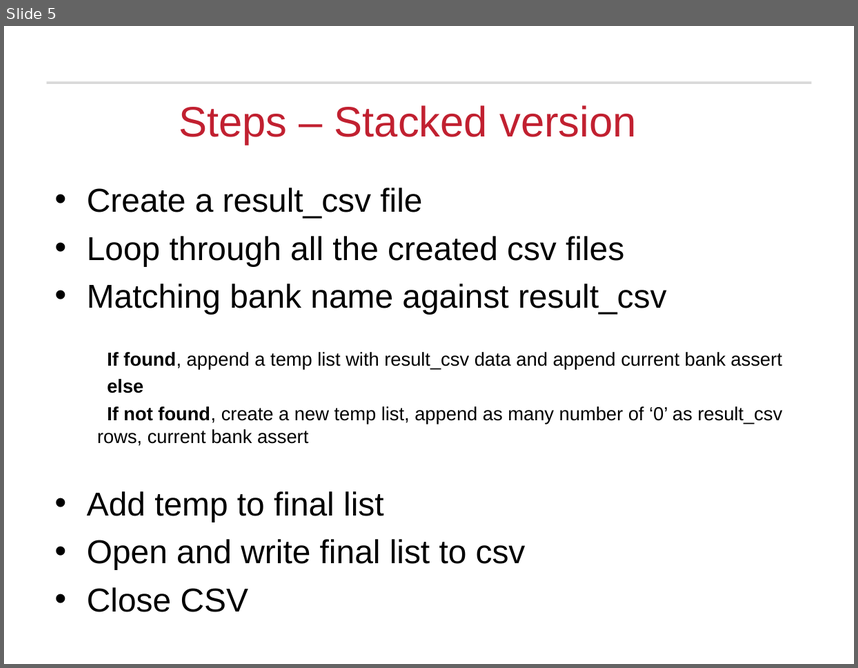
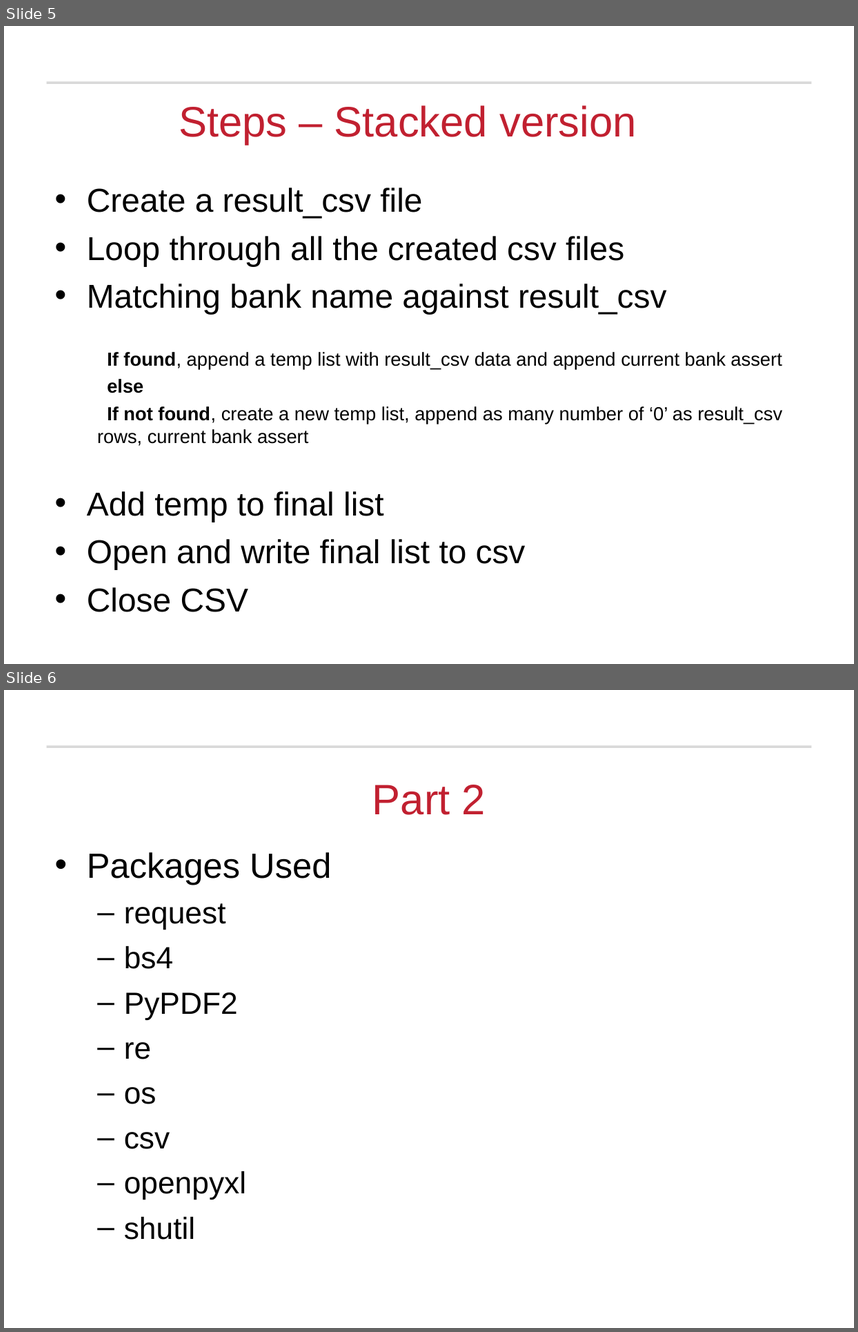
Before and after one commit to VivekKumarNeu/DataScienceAssignment1, a slide deck: Part1/Part1.ppt. Shown one above the other, each under a label of ours: slide 5 before the commit, slides 5 and 6 after it. The pictures are 858x668 and 858x1332 pixels, drawn with LibreOffice and Linux fonts; fonts in the diff are those of the drawing; background and template pictures are left out. Boxes give left, top, right and bottom in pixels: in the first picture for what was removed or moved away, otherwise in the second. Text is boxed around its words. In the diff, an @@ line names an element or a change of style, - is before the commit and + after.

Commit message:
Part 2 commit

```diff
--- a/Part1/Part1.ppt
+++ b/Part1/Part1.ppt
@@ slide 6 added at [4, 690, 854, 1328], background #FFFFFF; not listed: 1 template element that a slide beside it also shows @@
@@ title added at [372, 785, 486, 815], 36 pt, text #C12030 @@
+Part 2
@@ text added at [87, 852, 331, 1239], 25.9 pt, text #000000 @@
+• Packages Used
+  – request
+  – bs4
+  – PyPDF2
+  – re
+  – os
+  – csv
+  – openpyxl
+  – shutil
```
Also in this commit, not shown: 5 other slides added.
